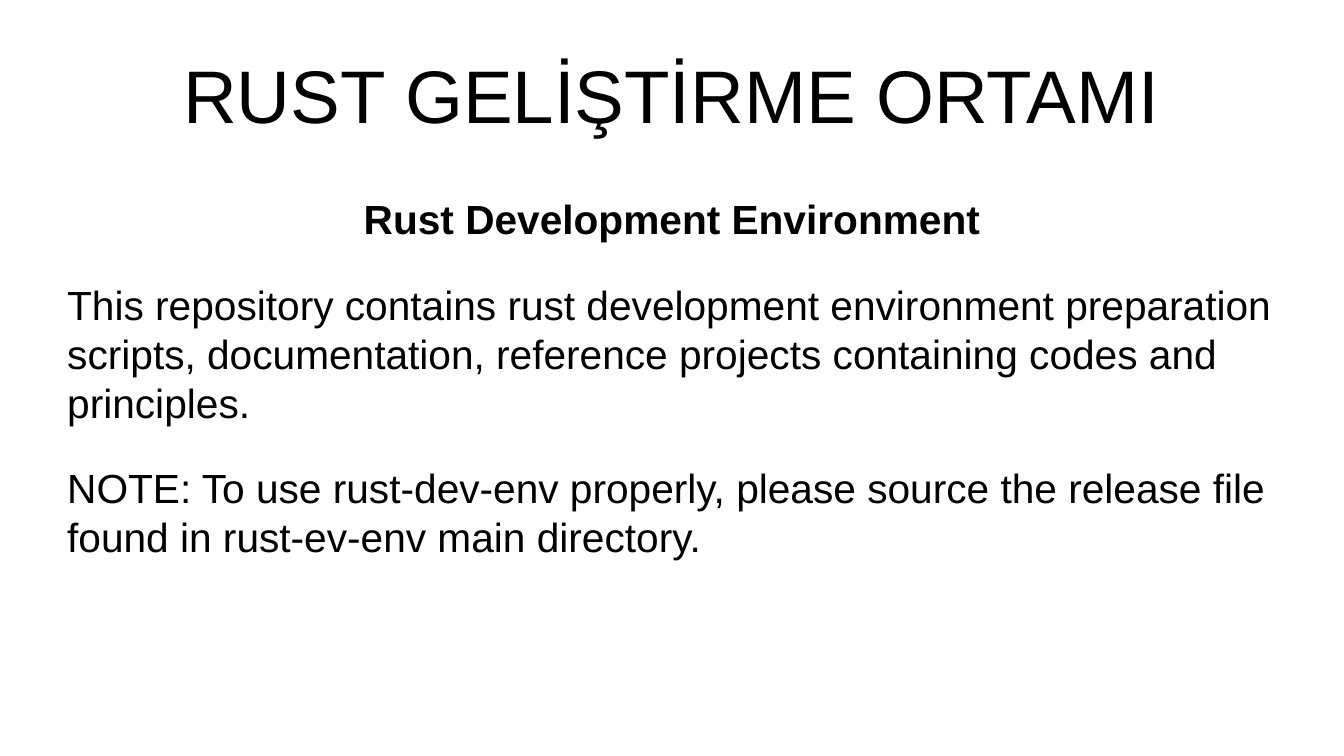
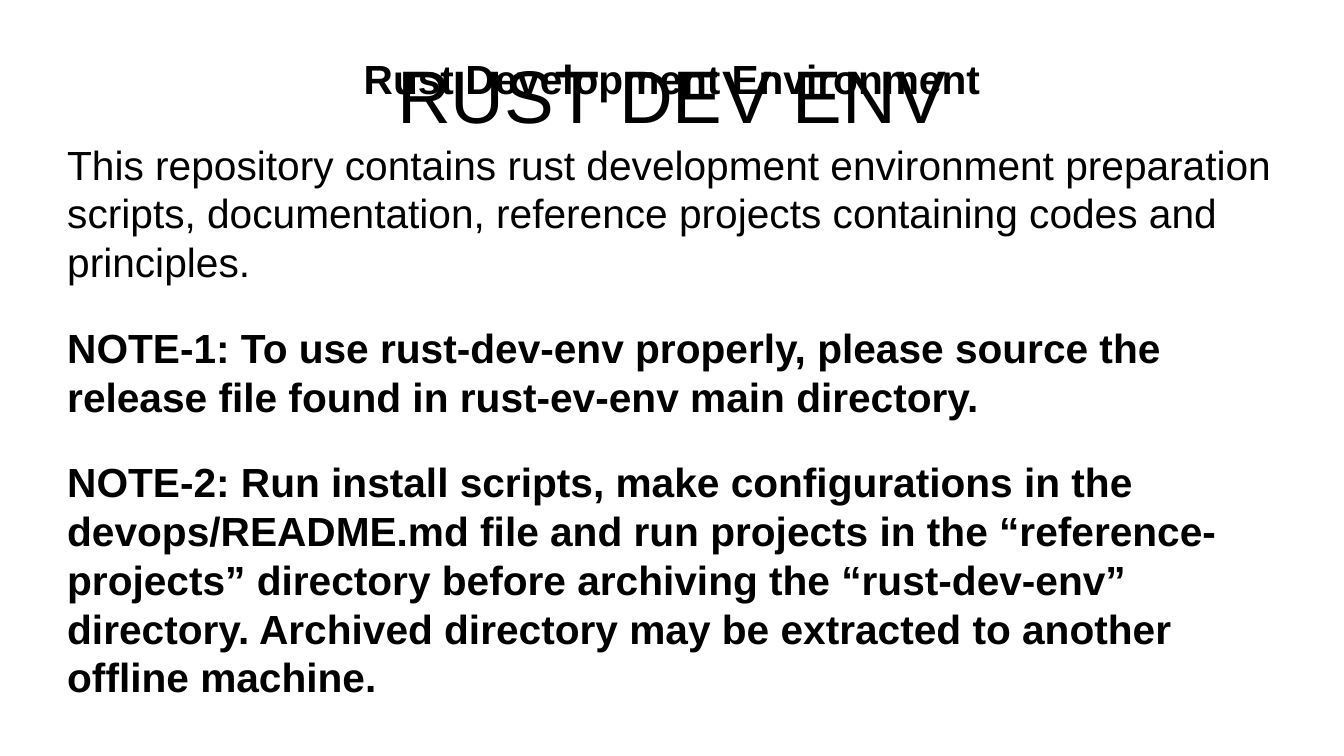
Before and after one commit to havelsan/rust-dev-env, a slide deck: slide 3 of presentation.odp. Drawn at 1344x756 pixels with LibreOffice and Linux fonts; fonts in the diff are those of the drawing. Boxes give left, top, right and bottom in pixels: in the first picture for what was removed or moved away, otherwise in the second. Text is boxed around its words. In the diff, an @@ line names an element or a change of style, - is before the commit and + after.

```diff
--- a/presentation.odp
+++ b/presentation.odp
@@ title at box(397, 64, 946, 124): text changed @@
-RUST GELİŞTİRME ORTAMI
+RUST DEV ENV
@@ subtitle "Rust Development Environment": place and size @@
-subtitle "Rust Development Environment" at box(67, 204, 1271, 560)
+subtitle "Rust Development Environment" at box(67, 150, 1271, 693)
@@ subtitle at box(67, 333, 1216, 693): text changed; bold on @@
-NOTE: To use rust-dev-env properly, please source the release file found in rust-ev-env main directory.
+NOTE-1: To use rust-dev-env properly, please source the release file found in rust-ev-env main directory.
+NOTE-2: Run install scripts, make configurations in the devops/README.md file and run projects in the “reference-projects” directory before archiving the “rust-dev-env” directory. Archived directory may be extracted to another offline machine.
```
Also in this commit, not shown: 3 other slides changed, 9 slides added, 1 slide removed, 1 other file.
